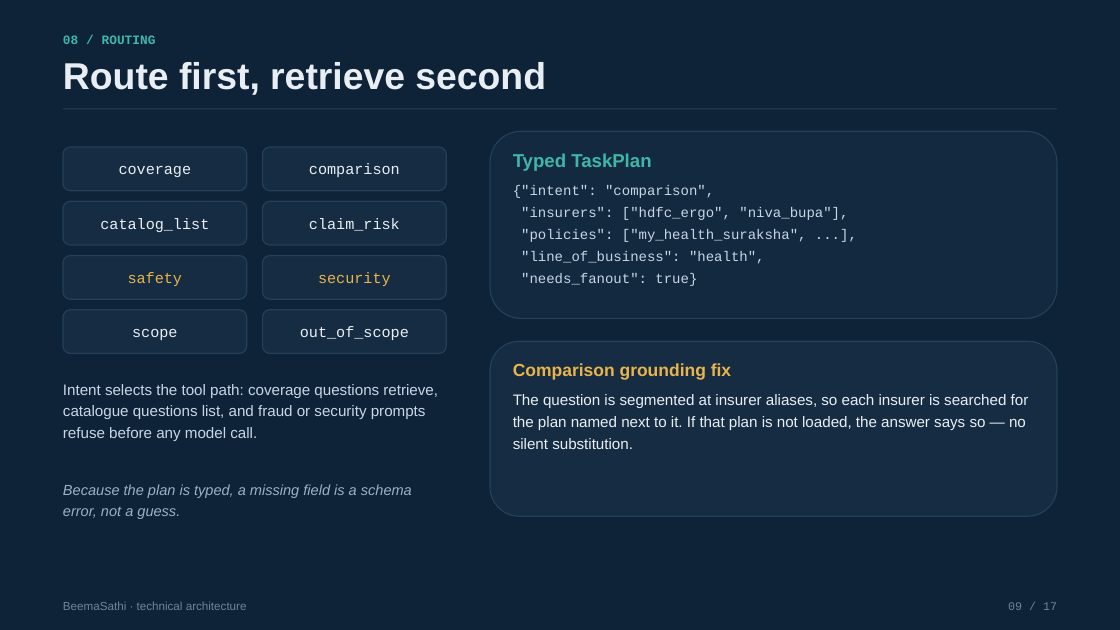
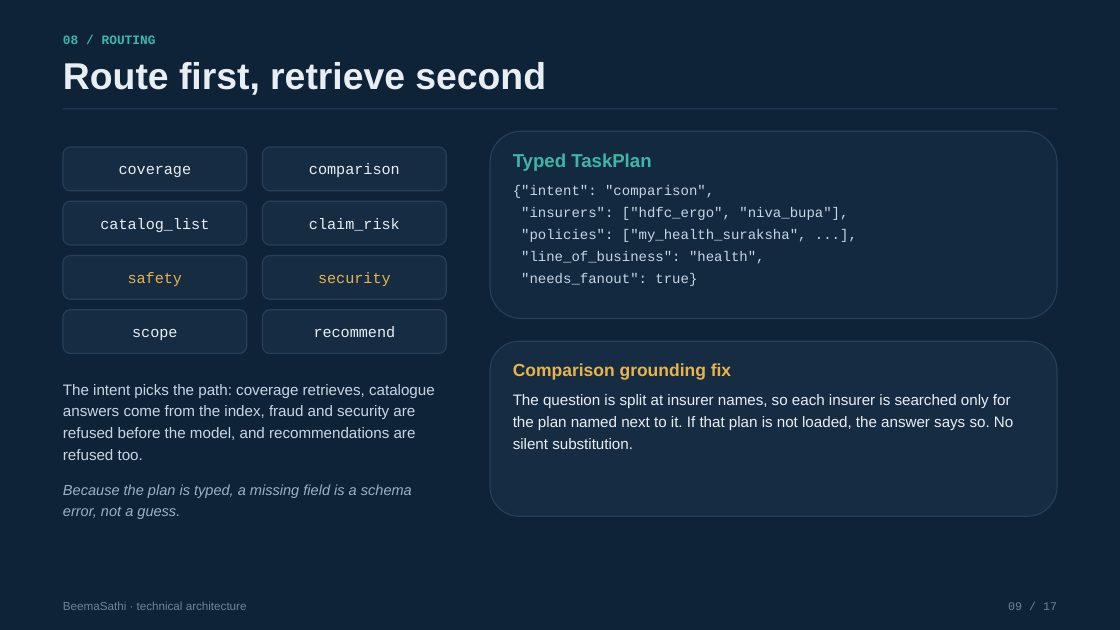
Before and after one commit to satishify/beemasathi, a slide deck: slide 9 of demo/BeemaSathi_Technical_Deck.pptx. Drawn at 1120x630 pixels with LibreOffice and Linux fonts; fonts in the diff are those of the drawing. Boxes give left, top, right and bottom in pixels: in the first picture for what was removed or moved away, otherwise in the second. Text is boxed around its words. In the diff, an @@ line names an element or a change of style, - is before the commit and + after.

```diff
--- a/demo/BeemaSathi_Technical_Deck.pptx
+++ b/demo/BeemaSathi_Technical_Deck.pptx
@@ text in rounded rectangle at (314, 326, 396, 337): text changed @@
-out_of_scope
+recommend
@@ text at (63, 384, 435, 460): text changed @@
-Intent selects the tool path: coverage questions retrieve, catalogue questions list, and fraud or security prompts refuse before any model call.
+The intent picks the path: coverage retrieves, catalogue answers come from the index, fraud and security are refused before the model, and recommendations are refused too.
@@ text at (513, 394, 1013, 449): text changed @@
-The question is segmented at insurer aliases, so each insurer is searched for the plan named next to it. If that plan is not loaded, the answer says so — no silent substitution.
+The question is split at insurer names, so each insurer is searched only for the plan named next to it. If that plan is not loaded, the answer says so. No silent substitution.
```
Also in this commit, not shown: 16 other slides changed, 8 other files.
